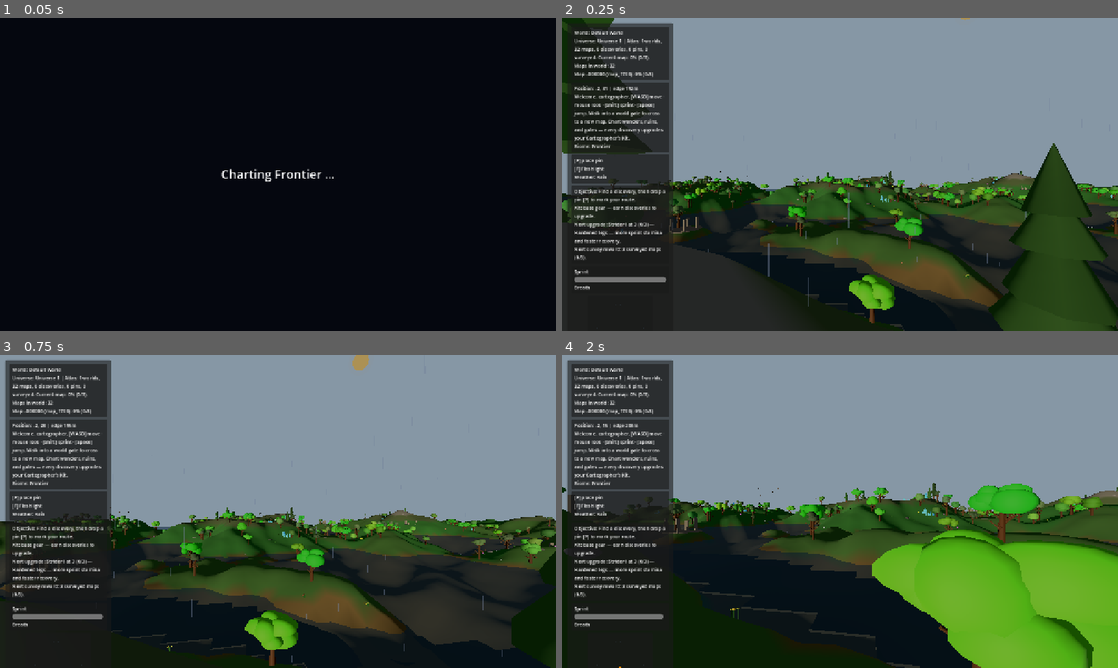
Above: before the commit, frames 1-4 (two rows, left to right).
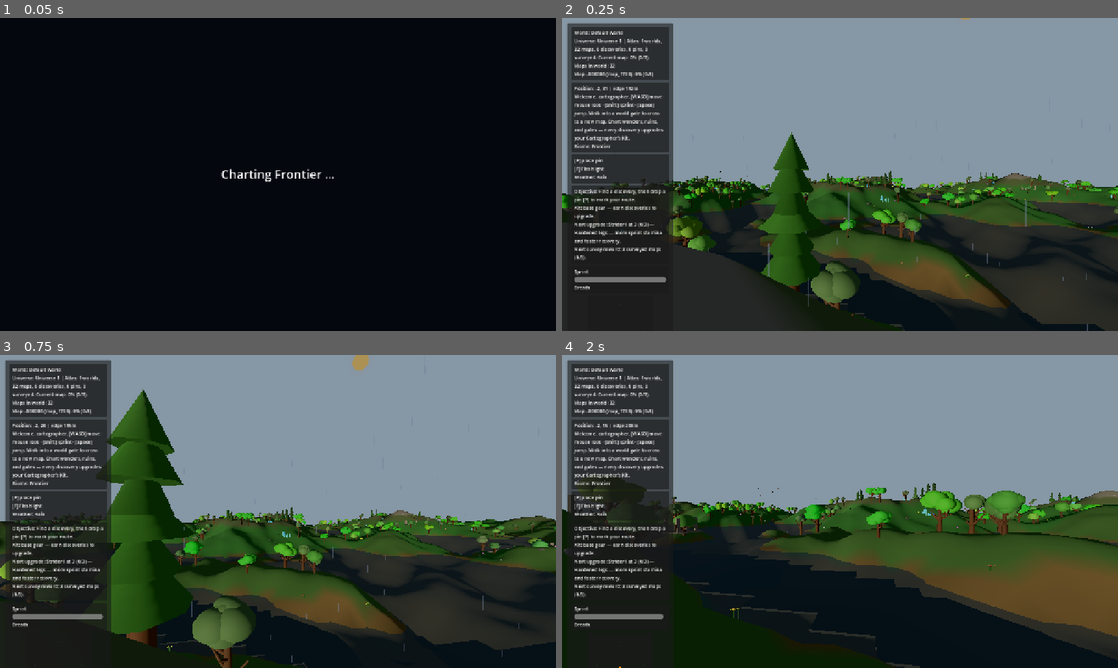
Above: after the commit, the same moments.

Repository: emkey1/Gatewalk
Game: Godot game, scene res://scenes/main.tscn
The game is run twice, just before and just after one commit, with the same random seed, the same clock (stepped at 60 frames per second) and the same inputs.
Inputs (mouse positions are in pixels of both pictures, inside the frame that each line leads up to):
- Up to frame 1 (0.05 s): no input
- Up to frame 2 (0.25 s): no input
- Up to frame 3 (0.75 s): tap Enter at 0.5 s; move the mouse to (305, 511) at 0.52 s; hold W (move_forward) from 0.53 s (still down); hold Shift (sprint) from 0.53 s (still down)
- Up to frame 4 (2 s): keep holding W (move_forward); tap Space (jump) at 0.77, 1.07, 1.52, 1.82 s; move the mouse to (812, 511) at 1.27 s; release Shift (sprint) at 1.28 s; tap E at 1.35 s

Frame 1 is identical in both runs. In frame 2, 15% of the frame differs, in the area x 0-100%, y 0-100%; in frame 3, 14%; in frame 4, 19%, in the area x 0-100%, y 38-100%.

Commit message:
Fix floating gates + trees through gates
Gates floated because _find_gate_position added a flat +0.65 to the terrain height, lifting the posts off the ground (more on slopes). And trees grew through gates because the tree-exclusion only covered wonders — gates are built after the scatter, so trees never avoided them.

- Ground gates to the lower of their two post positions (sampled on the axis perpendicular to the facing) with a small embed, so both posts sit on the terrain instead of hovering. Targeted post-axis sampling avoids the over-burying a wide-ring min would cause on a hump.

- Added GateFactory.predict_gate_positions(context) — the deterministic gate spots — and fold them into _wonder_exclusions so trees keep clear of gates too. predict_err=0.000 vs the real gates.

Verified: gates grounded (posts ~0.4-0.9m into sloped spots, no float); VALIDATION OK; INTEGRATION OK (transitions still fire).

Co-Authored-By: Claude Opus 4.8 <noreply@anthropic.com>

Diff:
--- a/scripts/Main.gd
+++ b/scripts/Main.gd
@@ -4339,6 +4339,11 @@
 	var out: Array = []
 	for w in _wonder_positions:
 		out.append(Vector3(float(w.get("x", 0.0)), 0.0, float(w.get("z", 0.0))))
+	# Gates are built after the scatter, so predict their (deterministic) positions
+	# to keep trees clear of them too.
+	if map_context != null and not _is_current_map_gate_room() and not _is_current_map_map_nexus():
+		for gate_pos in GateFactory.predict_gate_positions(map_context):
+			out.append(Vector3(gate_pos.x, 0.0, gate_pos.z))
 	return out
 
 
--- a/scripts/factories/GateFactory.gd
+++ b/scripts/factories/GateFactory.gd
@@ -463,6 +463,18 @@
 	return Color.from_hsv(hue, 0.72, 1.0, alpha)
 
 
+# The 4 deterministic gate positions for a map, grounded to the terrain. Exposed so
+# tree scatter can keep clear of gates (which are otherwise built after the trees).
+static func predict_gate_positions(context: MapContext) -> Array[Vector3]:
+	var out: Array[Vector3] = []
+	var height_fn := Callable(context, "height_at_world")
+	var river_fn := Callable(context, "river_distance")
+	var max_dist: float = context.world_half_size() * 0.72
+	for dir: Vector3 in GATE_DIRECTIONS:
+		out.append(_find_gate_position(dir, height_fn, river_fn, context.water_level, max_dist))
+	return out
+
+
 static func _find_gate_position(
 	direction: Vector3, height_fn: Callable, river_distance_fn: Callable,
 	water_level: float, max_distance: float
@@ -471,10 +483,20 @@
 		var distance: float = max_distance - float(step) * 12.0
 		var x: float = direction.x * distance
 		var z: float = direction.z * distance
-		var pos: Vector3 = Vector3(x, height_fn.call(x, z) + 0.65, z)
-		if pos.y > water_level + 0.5 and river_distance_fn.call(x, z) > 9.0:
-			return pos
+		var center_y: float = float(height_fn.call(x, z))
+		if center_y > water_level - 0.15 and river_distance_fn.call(x, z) > 9.0:
+			return Vector3(x, _gate_ground_y(x, z, direction, center_y, height_fn), z)
 
 	var fallback_x: float = direction.x * max_distance
 	var fallback_z: float = direction.z * max_distance
-	return Vector3(fallback_x, height_fn.call(fallback_x, fallback_z) + 0.65, fallback_z)
+	return Vector3(fallback_x, _gate_ground_y(fallback_x, fallback_z, direction, float(height_fn.call(fallback_x, fallback_z)), height_fn), fallback_z)
+
+
+# Ground the gate to the lower of its two post positions (posts sit ~1.1m apart on the
+# axis perpendicular to the facing) with a slight embed, so both posts touch the ground
+# without burying the gate the way a wide-ring sample would on a hump.
+static func _gate_ground_y(x: float, z: float, direction: Vector3, center_y: float, height_fn: Callable) -> float:
+	var perp := Vector3(-direction.z, 0.0, direction.x)
+	var post_a: float = float(height_fn.call(x + perp.x * 1.1, z + perp.z * 1.1))
+	var post_b: float = float(height_fn.call(x - perp.x * 1.1, z - perp.z * 1.1))
+	return minf(center_y, minf(post_a, post_b)) - 0.2
